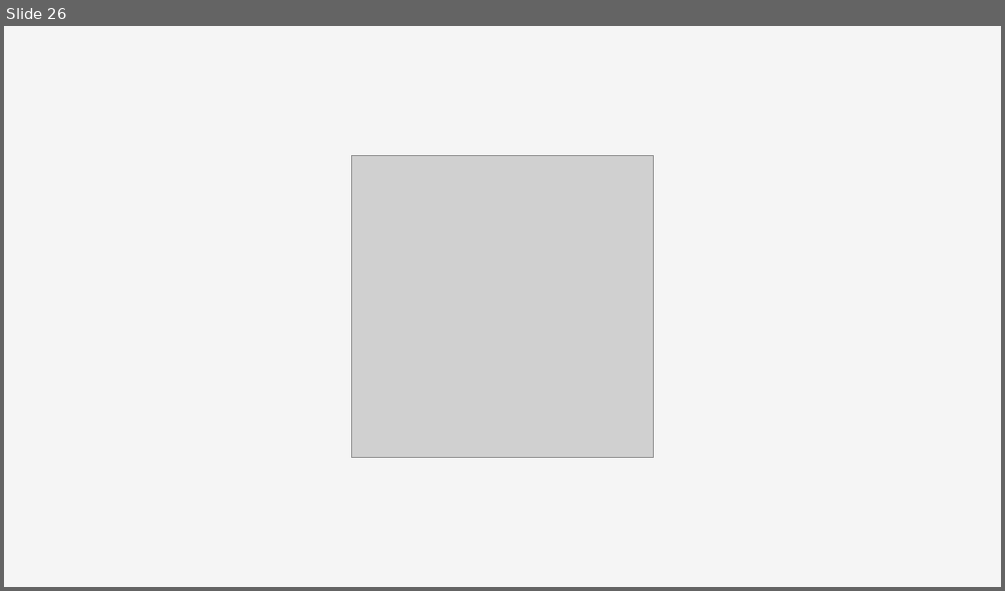
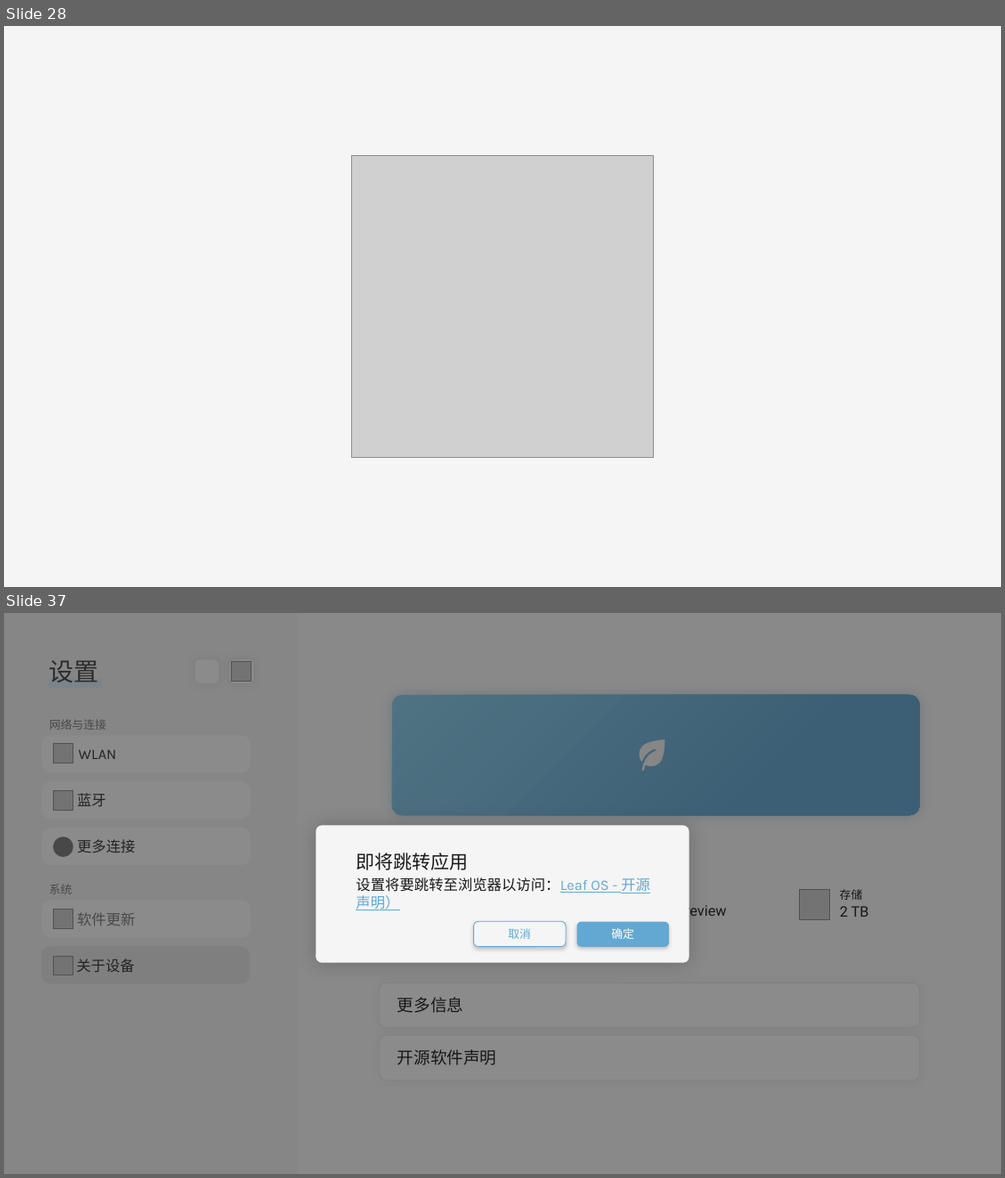
Before and after one commit to Yusurmount/Leaf-OS, a slide deck: 5.0.0.preview.2507a.pptx. Shown one above the other, each under a label of ours: slide 26 before the commit, slides 28 and 37 after it; the slides between them are not shown. The pictures are 1005x591 and 1005x1178 pixels, drawn with LibreOffice and Linux fonts; fonts in the diff are those of the drawing; grey boxes stand for pictures; background and template pictures are left out. Boxes give left, top, right and bottom in pixels: in the first picture for what was removed or moved away, otherwise in the second. Text is boxed around its words. In the diff, an @@ line names an element or a change of style, - is before the commit and + after.

```diff
--- a/5.0.0.preview.2507a.pptx
+++ b/5.0.0.preview.2507a.pptx
@@ slide 37 added at bbox=[4, 613, 1001, 1174], background picture (left out) @@
@@ rectangle added at bbox=[4, 613, 1000, 1174], fill #F5F5F5 at 95% opacity @@
@@ rectangle added at bbox=[4, 613, 1001, 1174], fill #181818 at 50% opacity @@
@@ rectangle added at bbox=[298, 613, 1001, 1174], fill #FFFFFF at 70% opacity @@
@@ text added at bbox=[49, 660, 99, 682], 24 pt, text #404040 @@
+设置
@@ rounded rectangle added at bbox=[194, 659, 218, 683], fill #FFFFFF @@
@@ rounded rectangle added at bbox=[230, 659, 254, 683], fill #FFFFFF @@
@@ picture added at bbox=[231, 662, 251, 682] @@
@@ rectangle added at bbox=[48, 678, 101, 689], fill #E0F1FF @@
@@ text added at bbox=[49, 719, 106, 730], 11 pt, text #7A7A7A @@
+网络与连接
@@ rounded rectangle added at bbox=[392, 695, 920, 815], fill gradient #62A8D3 to #89CFF0 @@
@@ picture added at bbox=[53, 743, 73, 763] @@
@@ freeform shape added at bbox=[639, 739, 665, 771], fill #F5F5F5 @@
@@ text added at bbox=[79, 750, 117, 759], 14 pt, text #2F2F2F @@
+WLAN
@@ picture added at bbox=[53, 791, 73, 811] @@
@@ text added at bbox=[77, 793, 106, 806], 14 pt, text #2F2F2F @@
+蓝牙
@@ ellipse added at bbox=[53, 836, 73, 857], fill #7A7A7A @@
@@ text added at bbox=[77, 839, 135, 852], 14 pt, text #2F2F2F @@
+更多连接
@@ text added at bbox=[356, 877, 727, 920], 14 pt, text #181818 @@
+Leaf OS 5 Preview
@@ text added at bbox=[49, 884, 73, 894], 11 pt, text #7A7A7A @@
+系统
@@ picture added at bbox=[800, 889, 830, 919] @@
@@ text added at bbox=[840, 889, 863, 900], 11 pt, text #181818 @@
+存储
@@ text added at bbox=[840, 906, 869, 916], 14 pt, text #181818 @@
+2 TB
@@ picture added at bbox=[53, 909, 73, 929] @@
@@ text added at bbox=[77, 913, 135, 925], 14 pt, text #7A7A7A @@
+软件更新
@@ group added at bbox=[316, 826, 689, 963]: 3 rounded rectangles, 2 texts @@
+即将跳转应用
+设置将要跳转至浏览器以访问：Leaf OS - 开源声明）
+确定
+取消
@@ rounded rectangle added at bbox=[41, 947, 250, 984], fill #E8E8E8, 14 pt, text #2F2F2F @@
+关于设备
@@ picture added at bbox=[53, 956, 73, 975] @@
@@ text added at bbox=[609, 945, 684, 963], 14 pt, text #181818 @@
+12880 mAh
@@ rounded rectangle added at bbox=[380, 983, 919, 1028], fill #FFFFFF, outline #DCDCDC 0.25 pt, 16 pt, text #181818 @@
+更多信息
@@ text added at bbox=[432, 962, 470, 965], 14 pt, text #181818 @@
+16 GB
@@ rounded rectangle added at bbox=[380, 1036, 919, 1080], fill #FFFFFF, outline #DCDCDC 0.25 pt, 16 pt, text #181818 @@
+开源软件声明
@@ what was slide 26 is now slide 28 @@
```
Also in this commit, not shown: 18 slides changed, 14 other slides added.
